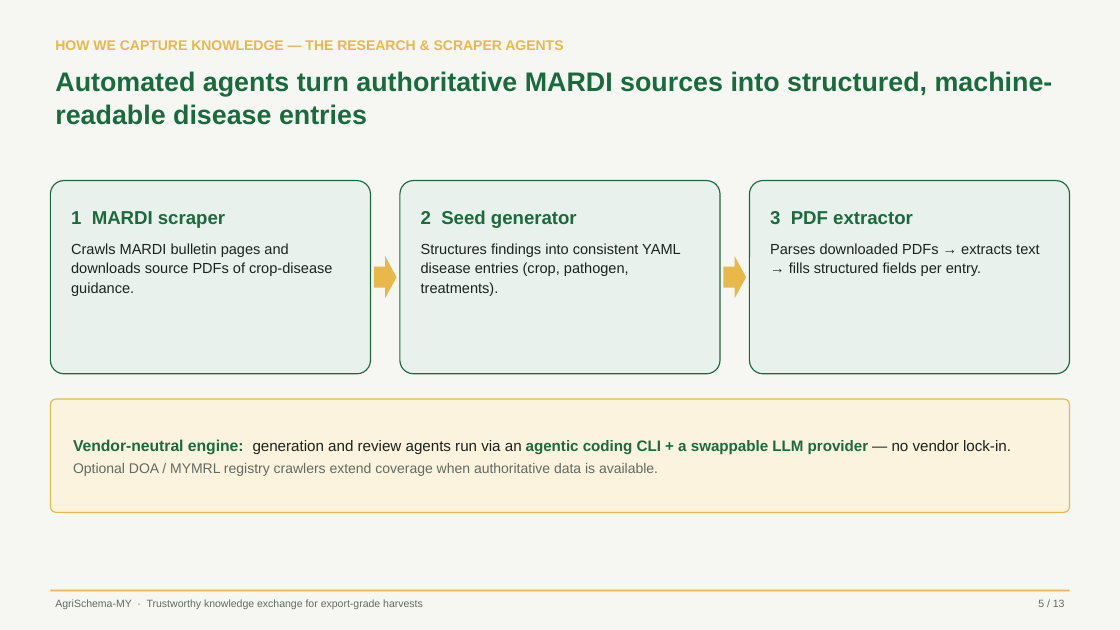
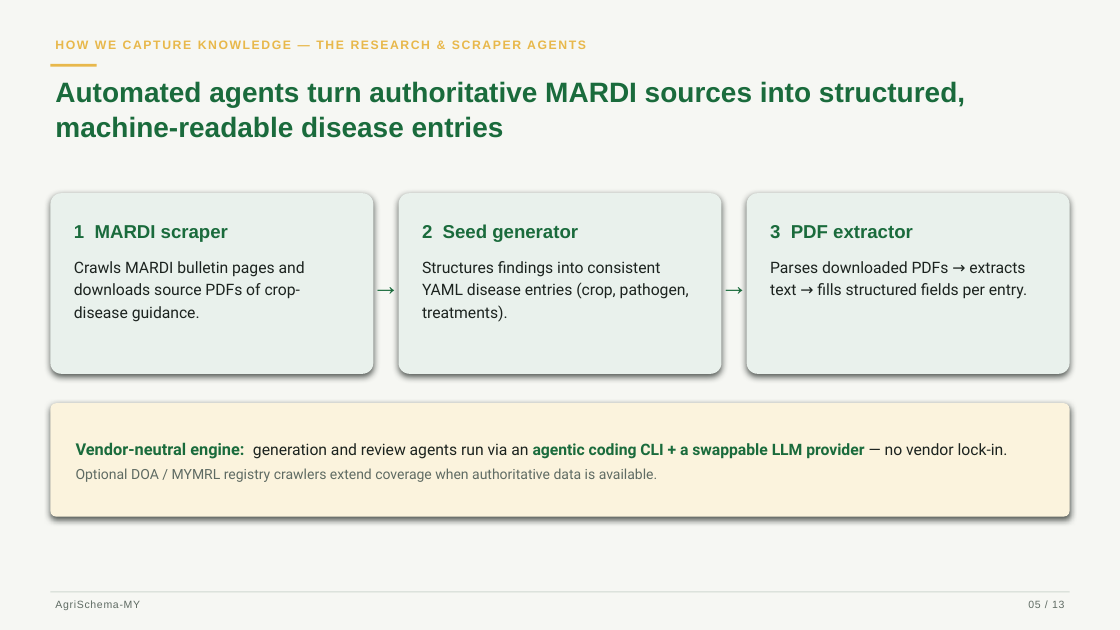
Before and after one commit to R3AlL3nGz3i/agri-schema-my, a slide deck: slide 5 of deck/agrischema-hackathon.pptx. Drawn at 1120x630 pixels with LibreOffice and Linux fonts; fonts in the diff are those of the drawing. Boxes give left, top, right and bottom in pixels: in the first picture for what was removed or moved away, otherwise in the second. Text is boxed around its words. In the diff, an @@ line names an element or a change of style, - is before the commit and + after.

```diff
--- a/deck/agrischema-hackathon.pptx
+++ b/deck/agrischema-hackathon.pptx
@@ text "HOW WE CAPTURE KNOWLEDGE — ..." at (x1=55, y1=40, x2=586, y2=49): size 12 to 10.5 pt, letter spacing 0 to 1.4 pt @@
@@ text "Automated agents turn authoritative MARDI ..." moved from (x1=55, y1=71, x2=1053, y2=125) to (x1=55, y1=81, x2=965, y2=138) @@
@@ text "Automated agents turn authoritative MARDI ..." at (x1=55, y1=81, x2=965, y2=138): size 23 to 24 pt; line spacing 1.02 to 1.03 @@
@@ rectangle added at (x1=50, y1=64, x2=97, y2=67), fill #E8B84B @@
@@ rounded rectangle added at (x1=50, y1=193, x2=373, y2=374), fill #E9F1EC @@
@@ rounded rectangle added at (x1=398, y1=193, x2=721, y2=374), fill #E9F1EC @@
@@ rounded rectangle added at (x1=747, y1=193, x2=1070, y2=374), fill #E9F1EC @@
@@ text "1 MARDI scraper" moved from (x1=50, y1=181, x2=371, y2=374) to (x1=74, y1=225, x2=305, y2=322) @@
@@ text "1 MARDI scraper" at (x1=74, y1=225, x2=305, y2=322): size 12.5 to 13.5 pt, font Arial to Roboto in "Crawls MARDI bulletin pages and downloads source ..."; more space between paragraphs; line spacing 1.12 to 1.2; fill #E9F1EC to none; outline #1A6B3C 1 pt to none @@
@@ text "2 Seed generator" moved from (x1=400, y1=181, x2=720, y2=374) to (x1=422, y1=224, x2=689, y2=322) @@
@@ text "2 Seed generator" at (x1=422, y1=224, x2=689, y2=322): size 12.5 to 13.5 pt, font Arial to Roboto in "Structures findings into consistent YAML disease entries ..."; more space between paragraphs; line spacing 1.12 to 1.2; fill #E9F1EC to none; outline #1A6B3C 1 pt to none @@
@@ text "3 PDF extractor" moved from (x1=749, y1=181, x2=1070, y2=374) to (x1=770, y1=225, x2=1027, y2=299) @@
@@ text "3 PDF extractor" at (x1=770, y1=225, x2=1027, y2=299): size 12.5 to 13.5 pt, font Arial to Roboto in "Parses downloaded PDFs → extracts text → ..."; more space between paragraphs; line spacing 1.12 to 1.2; fill #E9F1EC to none; outline #1A6B3C 1 pt to none @@
@@ text added at (x1=356, y1=257, x2=415, y2=311), 24 pt, text #1A6B3C, bold @@
+→
@@ right arrow removed at (x1=374, y1=256, x2=397, y2=298) @@
@@ text added at (x1=705, y1=257, x2=764, y2=311), 24 pt, text #1A6B3C, bold @@
+→
@@ right arrow removed at (x1=723, y1=256, x2=746, y2=298) @@
@@ rounded rectangle "Vendor-neutral engine: generation and review ..." moved from (x1=50, y1=399, x2=1070, y2=513) to (x1=50, y1=403, x2=1070, y2=517) @@
@@ rounded rectangle "Vendor-neutral engine: generation and review ..." at (x1=50, y1=403, x2=1070, y2=517): size 13.5 to 14 pt in "Vendor-neutral engine:"; size 13 to 13.5 pt in "generation and review agents run via an ..."; font Arial to Roboto; more space between paragraphs; outline #E8B84B 1 pt to none @@
@@ rectangle at (x1=50, y1=592, x2=1070, y2=592): fill #E8B84B to #CFD8D0 @@
@@ text at (x1=55, y1=600, x2=140, y2=610): text changed @@
-AgriSchema-MY · Trustworthy knowledge exchange for export-grade harvests
+AgriSchema-MY
@@ text at (x1=1028, y1=600, x2=1064, y2=608): text changed @@
-5 / 13
+05 / 13
```
Also in this commit, not shown: 12 other slides changed, 1 other file.
